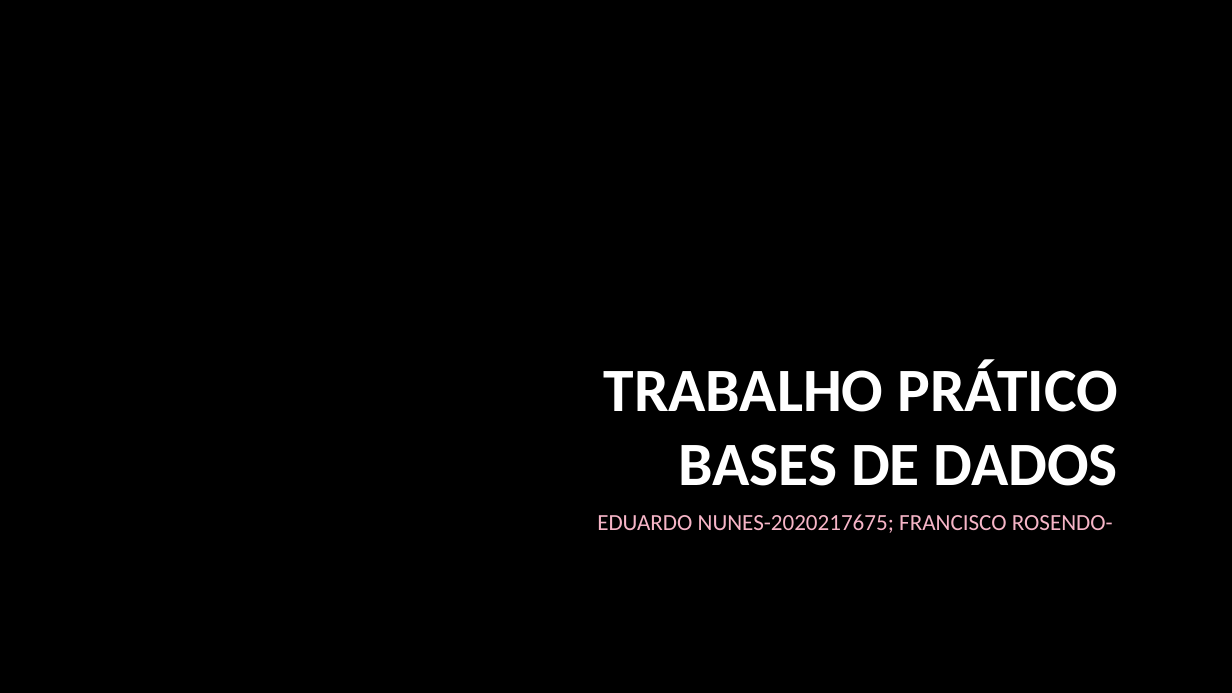
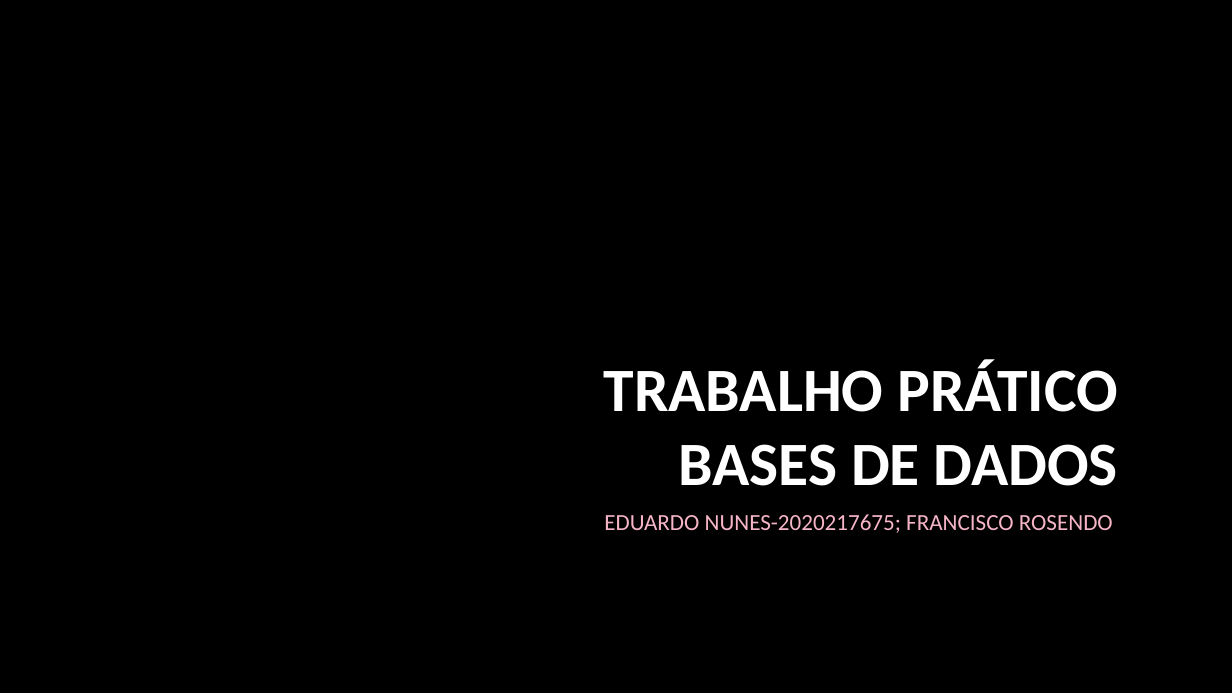
Before and after one commit to PolpEdu/Trabalho-Pr-ticpo, a slide deck: slide 1 of Trabalho prático.pptx. Drawn at 1232x693 pixels with LibreOffice and Linux fonts; fonts in the diff are those of the drawing; background and template pictures are left out. Boxes give left, top, right and bottom in pixels: in the first picture for what was removed or moved away, otherwise in the second. Text is boxed around its words. In the diff, an @@ line names an element or a change of style, - is before the commit and + after.

```diff
--- a/Trabalho prático.pptx
+++ b/Trabalho prático.pptx
@@ subtitle at <box>604,514,1113,533</box>: text changed @@
-EDUARDO NUNES-2020217675; FRANCISCO ROSENDO-
+EDUARDO NUNES-2020217675; FRANCISCO ROSENDO
```
Also in this commit, not shown: 5 other slides changed, 2 slides removed, 3 other files.
